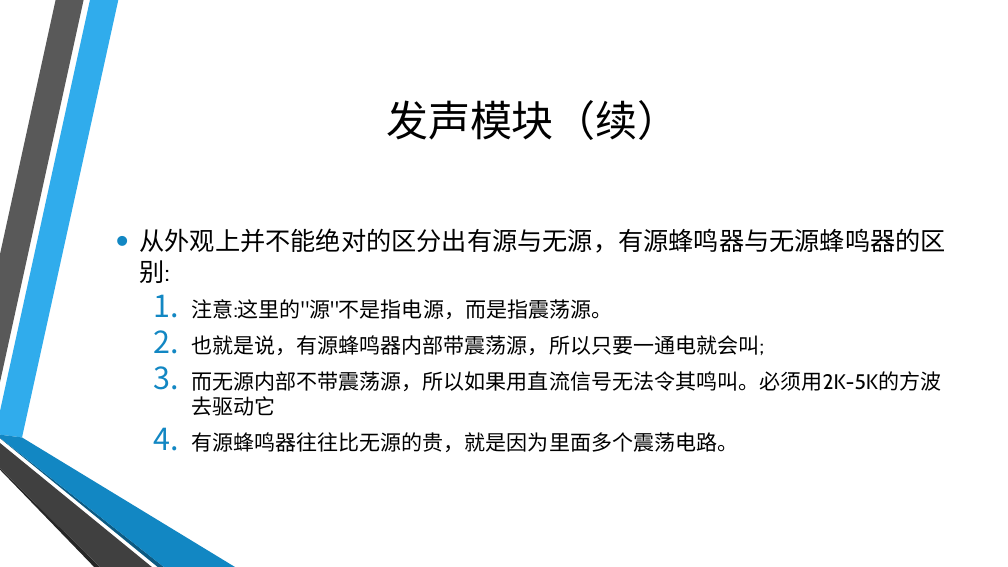
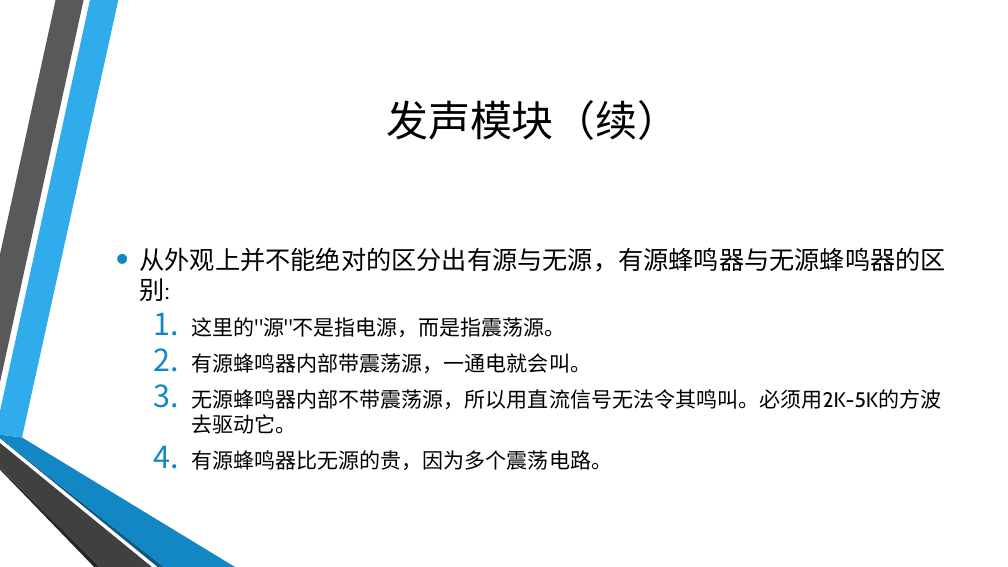
Before and after one commit to coco-hkk/arduino-courses, a slide deck: slide 13 of 3/3.pptx. Drawn at 1008x567 pixels with LibreOffice and Linux fonts; fonts in the diff are those of the drawing; background and template pictures are left out. Boxes give left, top, right and bottom in pixels: in the first picture for what was removed or moved away, otherwise in the second. Text is boxed around its words. In the diff, an @@ line names an element or a change of style, - is before the commit and + after.

```diff
--- a/3/3.pptx
+++ b/3/3.pptx
@@ text at box(191, 317, 941, 470): text changed @@
-  1. 注意:这里的"源"不是指电源，而是指震荡源。
-  2. 也就是说，有源蜂鸣器内部带震荡源，所以只要一通电就会叫;
-  3. 而无源内部不带震荡源，所以如果用直流信号无法令其鸣叫。必须用2K-5K的方波去驱动它
-  4. 有源蜂鸣器往往比无源的贵，就是因为里面多个震荡电路。
+  1. 这里的"源"不是指电源，而是指震荡源。
+  2. 有源蜂鸣器内部带震荡源，一通电就会叫。
+  3. 无源蜂鸣器内部不带震荡源，所以用直流信号无法令其鸣叫。必须用2K-5K的方波去驱动它。
+  4. 有源蜂鸣器比无源的贵，因为多个震荡电路。
```
Also in this commit, not shown: 11 other slides changed, 2 other files.
